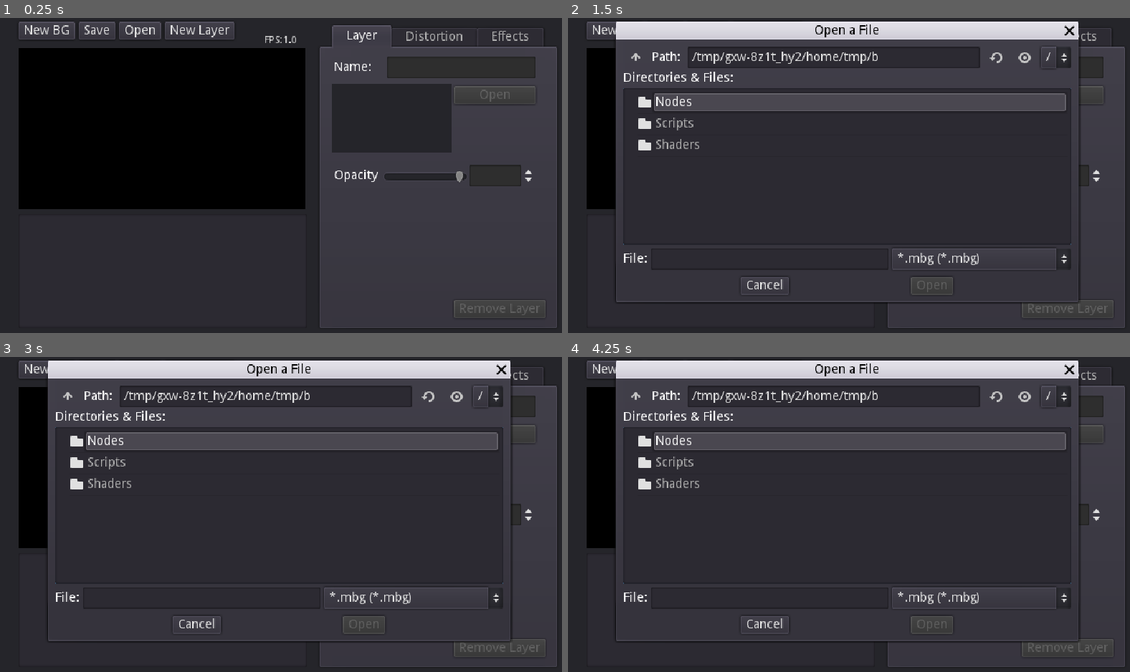
Above: before the commit, frames 1-4 (two rows, left to right).
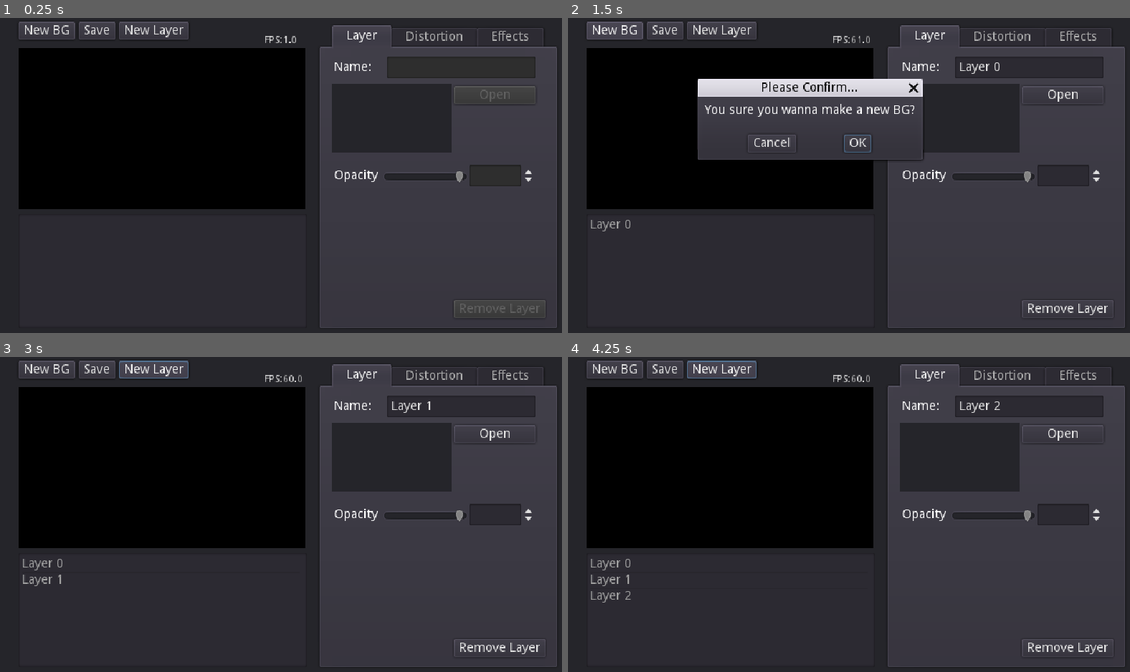
Above: after the commit, the same moments.

Repository: XBenichi/Distortinator
Game: Godot game, scene res://Main.tscn
Two runs of this game, one before a commit and one after it. Both use one fixed random seed, a clock stepped at 60 frames per second and the inputs below.
Inputs (mouse positions are in pixels of both pictures, inside the frame that each line leads up to):
- Up to frame 1 (0.25 s): no input
- Up to frame 2 (1.5 s): click (708, 30) at 0.5 s, where only the run before the commit has a clickable "Open"; click "New BG" at 1.25 s
- Up to frame 3 (3 s): click "New BG" at 2 s; click "New Layer" at 2.75 s
- Up to frame 4 (4.25 s): click "New Layer" at 3.5 s

The runs differ from the first frame. In frame 1, 0.5% of the frame differs, in the area x 22-42%, y 1-7%; in frame 2, 29%; in frame 3, 34%; in frame 4, 34%, in the area x 4-97%, y 1-95%.

Commit message:
Add files via upload

Diff:
--- a/Main.tscn
+++ b/Main.tscn
@@ -40,6 +40,7 @@
 margin_bottom = 345.0
 
 [node name="Layer" type="Tabs" parent="TabContainer"]
+visible = false
 anchor_right = 1.0
 anchor_bottom = 1.0
 margin_left = 4.0
@@ -68,6 +69,7 @@
 margin_right = 331.0
 margin_bottom = 215.0
 rect_scale = Vector2( 0.4, 0.4 )
+expand = true
 stretch_mode = 2
 
 [node name="LineEdit" type="LineEdit" parent="TabContainer/Layer"]
@@ -371,7 +373,6 @@
 "
 
 [node name="Effects" type="Tabs" parent="TabContainer"]
-visible = false
 anchor_right = 1.0
 anchor_bottom = 1.0
 margin_left = 4.0
@@ -381,15 +382,15 @@
 
 [node name="ScrollContainer" type="ScrollContainer" parent="TabContainer/Effects"]
 margin_right = 256.0
-margin_bottom = 551.0
+margin_bottom = 302.0
 
 [node name="VBoxContainer" type="VBoxContainer" parent="TabContainer/Effects/ScrollContainer"]
-margin_right = 70.0
-margin_bottom = 265.0
+margin_right = 72.0
+margin_bottom = 499.0
 custom_constants/separation = 16
 
 [node name="Move" type="Label" parent="TabContainer/Effects/ScrollContainer/VBoxContainer"]
-margin_right = 70.0
+margin_right = 72.0
 margin_bottom = 60.0
 rect_min_size = Vector2( 70, 60 )
 text = "
@@ -441,7 +442,7 @@
 
 [node name="Ping" type="Label" parent="TabContainer/Effects/ScrollContainer/VBoxContainer"]
 margin_top = 76.0
-margin_right = 70.0
+margin_right = 72.0
 margin_bottom = 106.0
 rect_min_size = Vector2( 70, 30 )
 text = "Ping pong"
@@ -454,7 +455,7 @@
 
 [node name="PalSft" type="Label" parent="TabContainer/Effects/ScrollContainer/VBoxContainer"]
 margin_top = 122.0
-margin_right = 70.0
+margin_right = 72.0
 margin_bottom = 153.0
 rect_min_size = Vector2( 70, 30 )
 text = "Pallette
@@ -468,7 +469,7 @@
 
 [node name="Pal" type="Label" parent="TabContainer/Effects/ScrollContainer/VBoxContainer"]
 margin_top = 169.0
-margin_right = 70.0
+margin_right = 72.0
 margin_bottom = 209.0
 rect_min_size = Vector2( 70, 40 )
 text = "Palette"
@@ -490,7 +491,7 @@
 
 [node name="PalSpd" type="Label" parent="TabContainer/Effects/ScrollContainer/VBoxContainer"]
 margin_top = 225.0
-margin_right = 70.0
+margin_right = 72.0
 margin_bottom = 265.0
 rect_min_size = Vector2( 70, 40 )
 text = "Palette
@@ -513,6 +514,134 @@
 margin_right = 170.0
 margin_bottom = 19.0
 rect_min_size = Vector2( 30, 24 )
+min_value = -5.0
+max_value = 5.0
+step = 0.1
+page = 0.1
+
+[node name="Brl" type="Label" parent="TabContainer/Effects/ScrollContainer/VBoxContainer"]
+margin_top = 281.0
+margin_right = 72.0
+margin_bottom = 311.0
+rect_min_size = Vector2( 70, 30 )
+text = "FishEye"
+
+[node name="CheckBox" type="CheckBox" parent="TabContainer/Effects/ScrollContainer/VBoxContainer/Brl" groups=["checks"]]
+margin_left = 73.0
+margin_top = -4.0
+margin_right = 97.0
+margin_bottom = 20.0
+
+[node name="FEPos" type="Label" parent="TabContainer/Effects/ScrollContainer/VBoxContainer"]
+margin_top = 327.0
+margin_right = 72.0
+margin_bottom = 387.0
+rect_min_size = Vector2( 70, 60 )
+text = "
+FishEye
+Posiion"
+
+[node name="XSlider" type="HSlider" parent="TabContainer/Effects/ScrollContainer/VBoxContainer/FEPos" groups=["sliders"]]
+margin_left = 71.0
+margin_top = 5.0
+margin_right = 179.0
+margin_bottom = 21.0
+min_value = -10.0
+max_value = 10.0
+step = 0.05
+page = 0.05
+scrollable = false
+
+[node name="LineEdit" type="SpinBox" parent="TabContainer/Effects/ScrollContainer/VBoxContainer/FEPos/XSlider" groups=["lines"]]
+margin_left = 112.0
+margin_top = -5.0
+margin_right = 170.0
+margin_bottom = 19.0
+rect_min_size = Vector2( 30, 24 )
+min_value = -10.0
+max_value = 10.0
+step = 0.1
+page = 0.1
+
+[node name="YSlider" type="HSlider" parent="TabContainer/Effects/ScrollContainer/VBoxContainer/FEPos" groups=["sliders"]]
+margin_left = 71.0
+margin_top = 33.0
+margin_right = 179.0
+margin_bottom = 49.0
+min_value = -10.0
+max_value = 10.0
+step = 0.1
+page = 0.1
+scrollable = false
+
+[node name="LineEdit" type="SpinBox" parent="TabContainer/Effects/ScrollContainer/VBoxContainer/FEPos/YSlider" groups=["lines"]]
+margin_left = 112.0
+margin_top = -5.0
+margin_right = 170.0
+margin_bottom = 19.0
+rect_min_size = Vector2( 30, 24 )
+min_value = -10.0
+max_value = 10.0
+step = 0.1
+page = 0.1
+
+[node name="FEEfct" type="Label" parent="TabContainer/Effects/ScrollContainer/VBoxContainer"]
+margin_top = 403.0
+margin_right = 72.0
+margin_bottom = 443.0
+rect_min_size = Vector2( 70, 40 )
+text = "FishEye
+Effect"
+
+[node name="Slider" type="HSlider" parent="TabContainer/Effects/ScrollContainer/VBoxContainer/FEEfct" groups=["sliders"]]
+margin_left = 71.0
+margin_top = 5.0
+margin_right = 179.0
+margin_bottom = 21.0
+min_value = -10.0
+max_value = 10.0
+step = 0.1
+page = 0.1
+scrollable = false
+
+[node name="LineEdit" type="SpinBox" parent="TabContainer/Effects/ScrollContainer/VBoxContainer/FEEfct/Slider" groups=["lines"]]
+margin_left = 112.0
+margin_top = -5.0
+margin_right = 170.0
+margin_bottom = 19.0
+rect_min_size = Vector2( 30, 24 )
+min_value = -10.0
+max_value = 10.0
+step = 0.1
+page = 0.1
+
+[node name="FEScale" type="Label" parent="TabContainer/Effects/ScrollContainer/VBoxContainer"]
+margin_top = 459.0
+margin_right = 72.0
+margin_bottom = 499.0
+rect_min_size = Vector2( 70, 40 )
+text = "FishEye
+Effect Scale"
+
+[node name="Slider" type="HSlider" parent="TabContainer/Effects/ScrollContainer/VBoxContainer/FEScale" groups=["sliders"]]
+margin_left = 71.0
+margin_top = 5.0
+margin_right = 179.0
+margin_bottom = 21.0
+min_value = -10.0
+max_value = 10.0
+step = 0.1
+page = 0.1
+scrollable = false
+
+[node name="LineEdit" type="SpinBox" parent="TabContainer/Effects/ScrollContainer/VBoxContainer/FEScale/Slider" groups=["lines"]]
+margin_left = 112.0
+margin_top = -5.0
+margin_right = 170.0
+margin_bottom = 19.0
+rect_min_size = Vector2( 30, 24 )
+min_value = -10.0
+max_value = 10.0
 step = 0.1
 page = 0.1
 
@@ -552,15 +681,9 @@
 margin_bottom = 20.0
 text = "Save"
 
-[node name="Open" type="Button" parent="HBoxContainer"]
-margin_left = 112.0
-margin_right = 159.0
-margin_bottom = 20.0
-text = "Open"
-
 [node name="New" type="Button" parent="HBoxContainer"]
-margin_left = 163.0
-margin_right = 241.0
+margin_left = 112.0
+margin_right = 190.0
 margin_bottom = 20.0
 text = "New Layer"
 
@@ -620,11 +743,19 @@
 [connection signal="pressed" from="TabContainer/Effects/ScrollContainer/VBoxContainer/Pal/TextureRect/Button" to="." method="_on_palButton_pressed"]
 [connection signal="value_changed" from="TabContainer/Effects/ScrollContainer/VBoxContainer/PalSpd/Slider" to="." method="_on_palSlider_value_changed"]
 [connection signal="value_changed" from="TabContainer/Effects/ScrollContainer/VBoxContainer/PalSpd/Slider/LineEdit" to="." method="_on_palLineEdit_value_changed"]
+[connection signal="pressed" from="TabContainer/Effects/ScrollContainer/VBoxContainer/Brl/CheckBox" to="." method="_on_FECheckBox_pressed"]
+[connection signal="value_changed" from="TabContainer/Effects/ScrollContainer/VBoxContainer/FEPos/XSlider" to="." method="_on_FEPOSXSlider_value_changed"]
+[connection signal="value_changed" from="TabContainer/Effects/ScrollContainer/VBoxContainer/FEPos/XSlider/LineEdit" to="." method="_on_FEPOSLineEdit_value_changed"]
+[connection signal="value_changed" from="TabContainer/Effects/ScrollContainer/VBoxContainer/FEPos/YSlider" to="." method="_on_FEPOSYSlider_value_changed"]
+[connection signal="value_changed" from="TabContainer/Effects/ScrollContainer/VBoxContainer/FEPos/YSlider/LineEdit" to="." method="_on_FEPOSYLineEdit_value_changed"]
+[connection signal="value_changed" from="TabContainer/Effects/ScrollContainer/VBoxContainer/FEEfct/Slider" to="." method="_on_FEESlider_value_changed"]
+[connection signal="value_changed" from="TabContainer/Effects/ScrollContainer/VBoxContainer/FEEfct/Slider/LineEdit" to="." method="_on_FEELineEdit_value_changed"]
+[connection signal="value_changed" from="TabContainer/Effects/ScrollContainer/VBoxContainer/FEScale/Slider" to="." method="_on_FESSlider_value_changed"]
+[connection signal="value_changed" from="TabContainer/Effects/ScrollContainer/VBoxContainer/FEScale/Slider/LineEdit" to="." method="_on_FESLineEdit_value_changed"]
 [connection signal="file_selected" from="TabContainer/Effects/palFileDialog" to="." method="_on_palFileDialog_file_selected"]
 [connection signal="pressed" from="HBoxContainer/NewBG" to="." method="_on_NewBG_pressed"]
 [connection signal="confirmed" from="HBoxContainer/NewBG/ConfirmationDialog" to="." method="_on_ConfirmationDialog_confirmed"]
 [connection signal="pressed" from="HBoxContainer/Save" to="." method="_on_Save_pressed"]
-[connection signal="pressed" from="HBoxContainer/Open" to="." method="_on_Open_pressed"]
 [connection signal="pressed" from="HBoxContainer/New" to="." method="_on_New_pressed"]
 [connection signal="file_selected" from="FileDialog" to="." method="_on_SaveFileDialog_file_selected"]
 [connection signal="file_selected" from="FileDialog2" to="." method="_on_OpenFileDialog_file_selected"]
--- a/Nodes/bg.tscn
+++ b/Nodes/bg.tscn
@@ -16,9 +16,14 @@
 shader_param/interleaved = 0
 shader_param/screen_height = 180.0
 shader_param/screen_width = 320.0
+shader_param/barrel = false
+shader_param/effect = 1.0
+shader_param/effect_scale = 2.0
+shader_param/barrelxy = Vector2( 1, 1 )
 
 [node name="TextureRect" type="TextureRect"]
 material = SubResource( 1 )
 margin_right = 320.0
 margin_bottom = 180.0
+expand = true
 stretch_mode = 2
--- a/Scripts/Main.gd
+++ b/Scripts/Main.gd
@@ -433,8 +433,8 @@
 
 
 
-func _on_Open_pressed():
-	$FileDialog2.popup()
+#func _on_Open_pressed():
+	#$FileDialog2.popup()
 
 
 func _on_Save_pressed():
@@ -470,3 +470,53 @@
 			if currentLayerIndex != i:
 				currentLayerIndex = i
 				changeLayer()
+
+
+func _on_FECheckBox_pressed():
+	var onoff = currentLayer.material.get("shader_param/barrel")
+	if $TabContainer/Effects/ScrollContainer/VBoxContainer/Brl/CheckBox.pressed == true:
+		currentLayer.material.set("shader_param/barrel",1)
+		layers[currentLayerIndex].palette_shifting = true
+	else:
+		currentLayer.material.set("shader_param/barrel",0)
+		layers[currentLayerIndex].palette_shifting = false
+
+
+func _on_FEPOSXSlider_value_changed(value):
+	currentLayer.material.set("shader_param/barrelxy",Vector2(value,$TabContainer/Effects/ScrollContainer/VBoxContainer/FEPos/YSlider.value))
+	$TabContainer/Effects/ScrollContainer/VBoxContainer/FEPos/XSlider/LineEdit.value = value
+	layers[currentLayerIndex].barrelxy = currentLayer.material.get("shader_param/barrelxy")
+
+
+func _on_FEPOSYSlider_value_changed(value):
+	currentLayer.material.set("shader_param/barrelxy",Vector2($TabContainer/Effects/ScrollContainer/VBoxContainer/FEPos/XSlider.value,value))
+	$TabContainer/Effects/ScrollContainer/VBoxContainer/FEPos/YSlider/LineEdit.value = value
+	layers[currentLayerIndex].barrelxy = currentLayer.material.get("shader_param/barrelxy")
+
+
+func _on_FEESlider_value_changed(value):
+	currentLayer.material.set("shader_param/effect",value)
+	$TabContainer/Effects/ScrollContainer/VBoxContainer/FEEfct/Slider/LineEdit.value = value
+	layers[currentLayerIndex].scale = currentLayer.material.get("shader_param/effect")
+
+
+
+func _on_FESSlider_value_changed(value):
+	currentLayer.material.set("shader_param/effect_scale",value)
+	$TabContainer/Effects/ScrollContainer/VBoxContainer/FEScale/Slider/LineEdit.value = value
+	layers[currentLayerIndex].scale = currentLayer.material.get("shader_param/effect_scale")
+
+func _on_FEPOSLineEdit_value_changed(value):
+	$TabContainer/Effects/ScrollContainer/VBoxContainer/FEPos/XSlider.value = value
+
+
+func _on_FEPOSYLineEdit_value_changed(value):
+	$TabContainer/Effects/ScrollContainer/VBoxContainer/FEPos/YSlider.value = value
+
+
+func _on_FEELineEdit_value_changed(value):
+	$TabContainer/Effects/ScrollContainer/VBoxContainer/FEEfct/Slider.value = value
+
+
+func _on_FESLineEdit_value_changed(value):
+	$TabContainer/Effects/ScrollContainer/VBoxContainer/FEScale/Slider.value = value
--- a/Shaders/Video Drug.shader
+++ b/Shaders/Video Drug.shader
@@ -2,7 +2,7 @@
 //replace "blend_mix" with "blend_add" or "blend_sub" or "blend_mul" to change blend mode
 render_mode blend_mix;
 
-//these are variables
+
 uniform bool horizontal_distortion;
 uniform bvec2 vertical_distortion;
 uniform vec2 amplitude = vec2(0,0);
@@ -16,9 +16,33 @@
 uniform bvec2 interleaved;
 uniform float screen_height = 180;
 uniform float screen_width = 320;
+uniform bool barrel = false;
+uniform float effect = 1; // -1.0 is BARREL, 0.1 is PINCUSHION. For planets, ideally -1.1 to -4.
+uniform float effect_scale = 2; // Play with this to slightly vary the results.
+uniform vec2 barrelxy = vec2(1.0,1.0);
 
- void fragment(){
-    vec2 newuv = UV;
+vec2 distort(vec2 p) {
+	float d = length(p);
+	float z = sqrt(1.0 + d * d * effect);
+	float r = atan(d, z) / 3.14159;
+	r *= effect_scale;
+	float phi = atan(p.y, p.x);
+	return vec2(r*cos(phi)+.5,r*sin(phi)+.5);
+}
+
+void fragment(){
+
+	vec2 newuv = UV;
+
+	vec2 xy = vec2(2.0 * UV);
+
+	xy -= barrelxy;
+
+	if (barrel){
+		newuv = distort(xy);
+	} else {
+		newuv = UV;
+	}
 	//tbh i dont know how to explain what it does, ill just say it makes the background move
 	if (horizontal_distortion) { //oscillation
 		newuv.x += amplitude.x * sin((frequency.x * newuv.y) + scale * TIME)/1.0;
@@ -31,8 +55,7 @@
 	} else if (vertical_distortion.y) { //compression
 		newuv.y += amplitude.y * cos((frequency.y * newuv.y) + scale * TIME)/1.0;
 	}
-	//this one i can explain, it moves the texture to up and right using postives, down and left using negetives
-	//the higher the number the faster it is
+
 	if (ping_pong) {
 		newuv.x += move.x * sin(scale * TIME);
 		newuv.y += move.y * cos(scale * TIME);
@@ -47,6 +70,13 @@
 	float ccycle = mod(c.r - TIME * palette_shifting_speed, 1.0);
 	float diff_x = 0.0;
 	float diff_y = 0.0;
+
+
+
+
+	float d = length(xy);
+
+
 
 
 	if (palette_shifting) {
@@ -68,7 +98,7 @@
 			palette_shifting_speed * 2.0;
 			COLOR = COLOR + (texture(TEXTURE, vec2(newuv.x + diff_x, newuv.y)));
 		} else{
-			COLOR = (texture(TEXTURE, vec2(newuv.x + diff_x, newuv.y)));
+			COLOR = (texture(TEXTURE, vec2(newuv.x + diff_x, newuv.y )));
 
 	} else {
 
@@ -86,7 +116,4 @@
 		}
 		COLOR = (texture(TEXTURE, vec2(newuv.x, newuv.y + diff_y)));
 	}
-
-
-
 }
